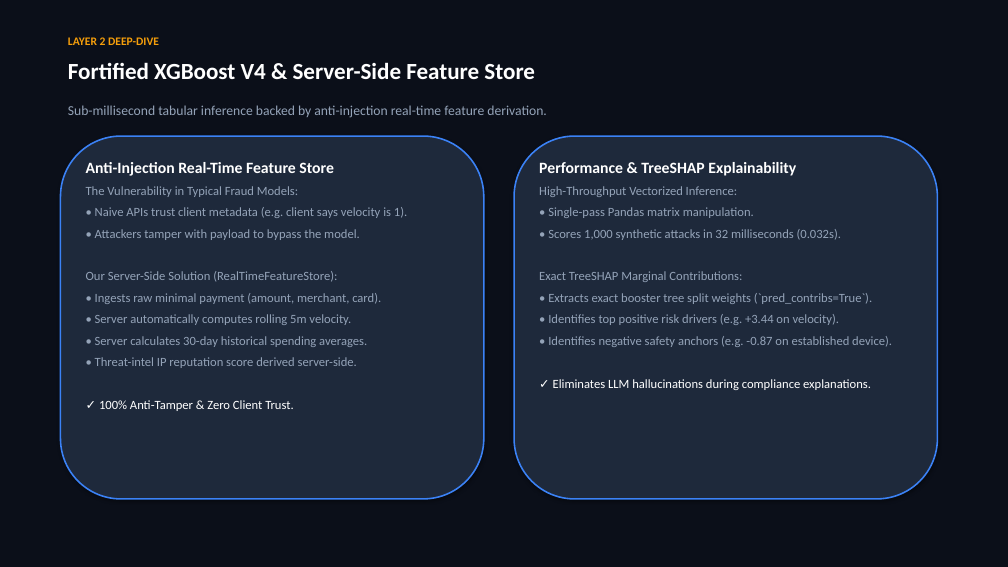
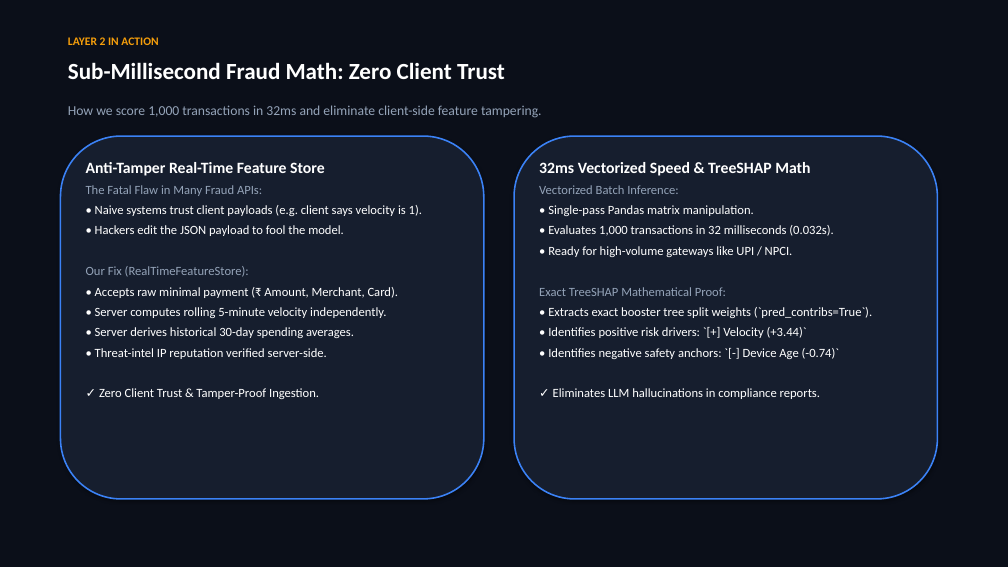
Before and after one commit to Abhay-s-8/defense, a slide deck: slide 5 of docs/AI_Defense_Lab_Presentation.pptx. Drawn at 1008x567 pixels with LibreOffice and Linux fonts; fonts in the diff are those of the drawing. Boxes give left, top, right and bottom in pixels: in the first picture for what was removed or moved away, otherwise in the second. Text is boxed around its words. In the diff, an @@ line names an element or a change of style, - is before the commit and + after.

```diff
--- a/docs/AI_Defense_Lab_Presentation.pptx
+++ b/docs/AI_Defense_Lab_Presentation.pptx
@@ text at box(68, 37, 158, 45): text changed @@
-LAYER 2 DEEP-DIVE
+LAYER 2 IN ACTION
@@ text at box(68, 62, 505, 79): text changed @@
-Fortified XGBoost V4 & Server-Side Feature Store
+Sub-Millisecond Fraud Math: Zero Client Trust
@@ text at box(68, 105, 542, 118): text changed @@
-Sub-millisecond tabular inference backed by anti-injection real-time feature derivation.
+How we score 1,000 transactions in 32ms and eliminate client-side feature tampering.
@@ rounded rectangle "Anti-Tamper Real-Time Feature Store" at box(60, 136, 484, 499): fill #1E293B to #161E2E @@
@@ rounded rectangle "32ms Vectorized Speed & TreeSHAP ..." at box(514, 136, 938, 499): fill #1E293B to #161E2E @@
@@ text in rounded rectangle at box(86, 162, 422, 399): text changed; text colour #94A3B8 to #FFFFFF @@
-Anti-Injection Real-Time Feature Store
-The Vulnerability in Typical Fraud Models:
-• Naive APIs trust client metadata (e.g. client says velocity is 1).
-• Attackers tamper with payload to bypass the model.
-Our Server-Side Solution (RealTimeFeatureStore):
-• Ingests raw minimal payment (amount, merchant, card).
-• Server automatically computes rolling 5m velocity.
-• Server calculates 30-day historical spending averages.
-• Threat-intel IP reputation score derived server-side.
-✓ 100% Anti-Tamper & Zero Client Trust.
+Anti-Tamper Real-Time Feature Store
+The Fatal Flaw in Many Fraud APIs:
+• Naive systems trust client payloads (e.g. client says velocity is 1).
+• Hackers edit the JSON payload to fool the model.
+Our Fix (RealTimeFeatureStore):
+• Accepts raw minimal payment (₹ Amount, Merchant, Card).
+• Server computes rolling 5-minute velocity independently.
+• Server derives historical 30-day spending averages.
+• Threat-intel IP reputation verified server-side.
+✓ Zero Client Trust & Tamper-Proof Ingestion.
@@ text in rounded rectangle at box(539, 162, 810, 194): text changed; size 12 to 15 pt; text colour #94A3B8 to #FFFFFF; bold on @@
-Performance & TreeSHAP Explainability
-High-Throughput Vectorized Inference:
+32ms Vectorized Speed & TreeSHAP Math
+Vectorized Batch Inference:
@@ text in rounded rectangle at box(548, 205, 872, 318): text colour #94A3B8 to #FFFFFF in "• Single-pass Pandas matrix manipulation.", "• Extracts exact booster tree split weights ..."; less space between paragraphs @@
@@ text in rounded rectangle at box(539, 225, 833, 296): text changed; text colour #94A3B8 to #FFFFFF @@
-• Scores 1,000 synthetic attacks in 32 milliseconds (0.032s).
-Exact TreeSHAP Marginal Contributions:
+• Evaluates 1,000 transactions in 32 milliseconds (0.032s).
+• Ready for high-volume gateways like UPI / NPCI.
+Exact TreeSHAP Mathematical Proof:
@@ text in rounded rectangle at box(548, 327, 839, 399): text changed; text colour #94A3B8 to #FFFFFF @@
-• Identifies top positive risk drivers (e.g. +3.44 on velocity).
-• Identifies negative safety anchors (e.g. -0.87 on established device).
-✓ Eliminates LLM hallucinations during compliance explanations.
+• Identifies positive risk drivers: `[+] Velocity (+3.44)`
+• Identifies negative safety anchors: `[-] Device Age (-0.74)`
+✓ Eliminates LLM hallucinations in compliance reports.
```
Also in this commit, not shown: 10 other slides changed, 1 slide added, 1 slide removed, 2 other files.
